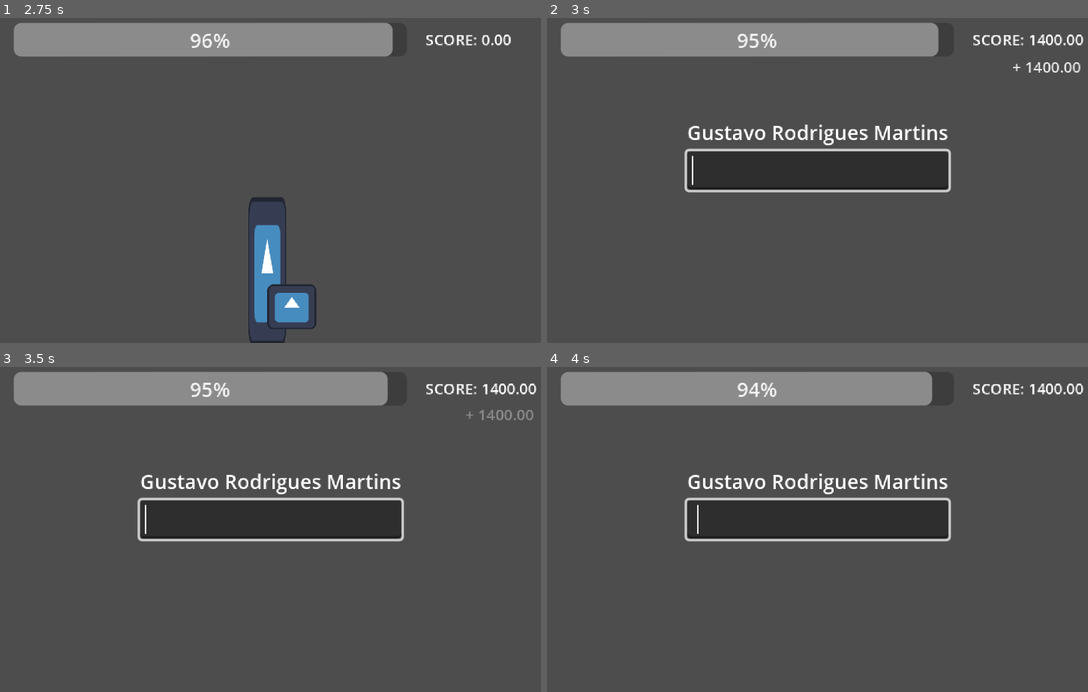
Above: before the commit, frames 1-4 (two rows, left to right).
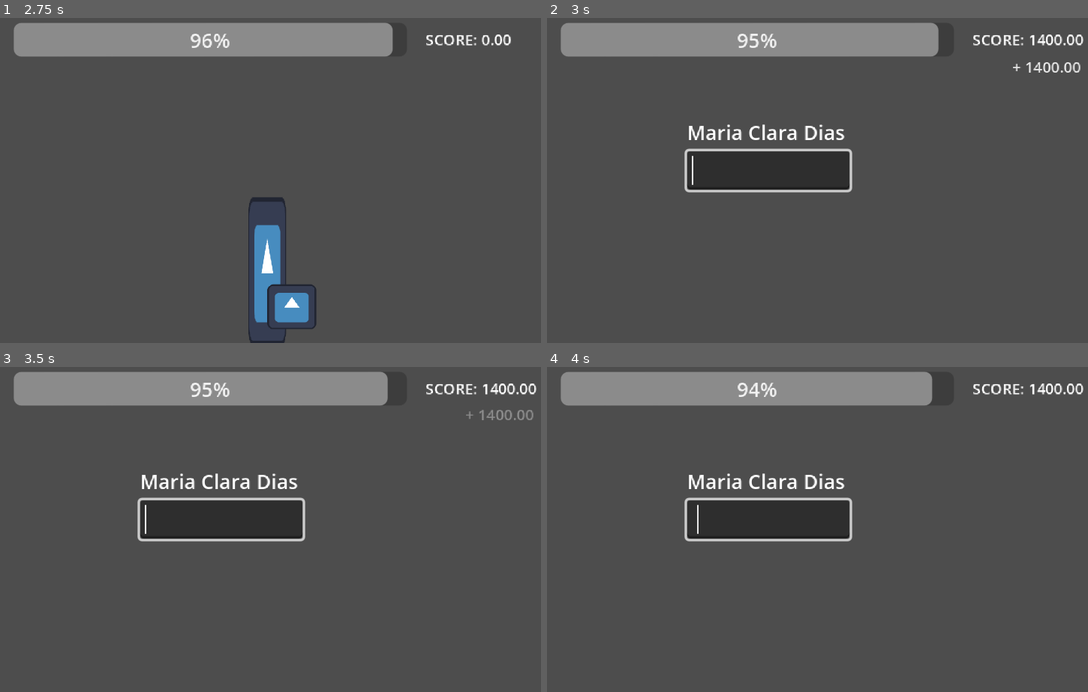
Above: after the commit, the same moments.

Repository: bianca-bezerra/CINExpress
Game: Godot game, scene res://scenes/levels/menu_scene.tscn
Two runs of this game, one before a commit and one after it. Both use one fixed random seed, a clock stepped at 60 frames per second and the inputs below. The engine's default icon, where the game draws it, is replaced by a stand-in: a white triangle on a blue panel in a dark square.
Inputs:
- Up to frame 1 (2.75 s): click "JOGAR" at 0.5 s; tap Space (space) at 1.35, 2.1 s
- Up to frame 2 (3 s): tap Space (space) at 2.85 s
- Up to frame 3 (3.5 s): no input
- Up to frame 4 (4 s): tap Space (space) at 3.6 s

Frame 1 is identical in both runs. In frame 2, 3.5% of the frame differs, in the area x 26-75%, y 32-54%; in frame 3, 3.5%; in frame 4, 3.5%.

Commit message:
feat: Adiciona a progressão de dificuldade das fases

Diff:
--- a/scripts/finger.gd
+++ b/scripts/finger.gd
@@ -1,6 +1,6 @@
 extends CharacterBody2D
 
-@export var speed = 300.0
+@export var speed = 0
 @onready var _scoring_zone: Area2D = $"../digital_reader"
 @onready var _level = $".."
 
@@ -14,8 +14,7 @@
 var _direction = -1
 
 func _ready():
-	if GameManager.current_level != 0:
-		speed = SPEED_INCREASE * GameManager.current_level
+	speed = SPEED_INCREASE * (GameManager.current_level + 1)
 
 	# Define posição inicial aleatória no eixo X
 	var random_x = randf_range(SCREEN_LIMIT_LEFT, SCREEN_LIMIT_RIGHT)
--- a/scripts/quickly_type_level.gd
+++ b/scripts/quickly_type_level.gd
@@ -1,15 +1,18 @@
 extends GameLevel
 class_name QuicklyType
-
-var _current_name: String = ""
-var _round_start_time: float = 0.0
-
-const _SCORE_FACTOR = 1000
 
 @onready var _prompt_label: Label = $VBoxContainer/PromptLabel
 @onready var _input_line_edit: LineEdit = $VBoxContainer/InputLineEdit
 @onready var _feedback_label: Label = $VBoxContainer/FeedbackLabel
 
+const SCORE_FACTOR = 1000
+
+var _current_name: String = ""
+var _round_start_time: float = 0.0
+
+func _change_finger_scene():
+	GameManager.current_level += 1
+	get_tree().change_scene_to_file("res://scenes/levels/finger_scene.tscn")
 
 func _ready() -> void:
 	_input_line_edit.text_submitted.connect(_on_input_submitted)
@@ -23,33 +26,30 @@
 	_feedback_label.text = ""
 	_input_line_edit.grab_focus.call_deferred()
 
-	if GameManager.names.is_empty():
+	if len(GameManager.names) == GameManager.current_level:
 		# Se a lista de nomes acabar
 		_feedback_label.text = "Parabéns! Você completou todos os nomes!"
 		_input_line_edit.editable = false
-		get_tree().change_scene_to_file("res://scenes/levels/finger_scene.tscn")
+		_change_finger_scene()
 		return
 
-	_current_name = GameManager.names.pick_random()
-
-	GameManager.names.erase(_current_name)
+	_current_name = GameManager.names[GameManager.current_level].pick_random()
 	_prompt_label.text = _current_name
 
 	_round_start_time = Time.get_ticks_msec()
-
-
 
 func _on_input_submitted(typed_text: String) -> void:
 	_input_line_edit.grab_click_focus.call_deferred()
 	if typed_text.strip_edges() == _current_name:
 		var time_spent_ms = Time.get_ticks_msec() - _round_start_time
 		var time_spent_seg = time_spent_ms / 1000.0
-		var points_added = int((len(_current_name) * _SCORE_FACTOR) / time_spent_seg)
+		var score_multiplication = SCORE_FACTOR * (GameManager.current_level + 1)
+		var points_added = int((len(_current_name) * score_multiplication) / time_spent_seg)
 
 		GameManager.update_score(points_added)
 
 		_feedback_label.text = "Correto! +%d pontos (%.2f seg)" % [points_added, time_spent_seg]
-		get_tree().change_scene_to_file("res://scenes/levels/finger_scene.tscn")
+		_change_finger_scene()
 	else:
 		_feedback_label.text = "Incorreto! Tente novamente."
 		_input_line_edit.clear()
--- a/scripts/singletons/game_manager.gd
+++ b/scripts/singletons/game_manager.gd
@@ -2,10 +2,39 @@
 
 signal score_chaged(new_score: float)
 
-var names: Array[String] = [
-	"Ana Carolina de Souza", "Bruno dos Santos Oliveira", "Carlos Eduardo Pereira",
-	"Daniela Ferreira Lima", "Eduardo Almeida Costa", "Fernanda Gonçalves Ribeiro",
-	"Gustavo Rodrigues Martins", "Helena Barbosa Gomes", "Igor de Castro Alves"
+var names := [
+	[
+		"Julia Ferraz Lima", "Lucas Costa Souza", "Maria Clara Dias",
+		"Ana Luiza Chaves", "João Pedro Barros", "Sofia Ribeiro Alves",
+		"Carlos Eduardo Reis", "Livia Gomes Pinto"
+	],
+	[
+		"Laura Fernandes dos Reis", "Bernardo Martins Ribeiro", "Valentina Gonçalves de Almeida",
+		"Samuel da Conceição e Silva", "Heloísa de Jesus Medeiros", "Lorenzo de Paula e Santos",
+		"Cecília Nogueira de Barros", "Benjamin de Assis Tavares"
+	],
+	[
+		"Giovanna de Oliveira Lima e Costa", "Matheus Ribeiro de Carvalho e Souza",
+		"Manuela dos Santos Pereira Gomes", "Felipe de Almeida Castro e Silva",
+		"Larissa Barbosa de Medeiros Lima", "Vinicius de Moraes e Albuquerque",
+		"Esther de Campos Freire e Paiva"
+	],
+	[
+		"Guilherme de Albuquerque Cavalcanti Neto", "Gabriela Nogueira de Vasconcelos Menezes",
+		"Thiago dos Anjos de Assunção Guimarães", "Rafaela da Cunha Sampaio e Medeiros",
+		"Francisco de Borja e Drummond de Andrade", "Júlia de Magalhães e Vasconcelos Pires",
+		"Rodrigo de Gusmão e Resende de Oliveira"
+	],
+	[
+		"Alexandre Magno de Oliveira e Vasconcelos", "Carolina Francisca Peixoto de Abreu e Lima",
+		"Leonardo de Castro Marins da Anunciação", "Fernanda do Espírito Santo de Guimarães e Prado",
+		"Sebastião de Albuquerque Brandão e Cavalcanti", "Isadora da Anunciação de Assis e Medeiros"
+	],
+	[
+		"Benjamin Constant de Albuquerque Sampaio e Mello", "Maria do Carmo de Medeiros Brandão Cavalcanti",
+		"João Evangelista de Assis Chateaubriand Bandeira", "Antônio de Pádua e Bragança de Orleans e Silva",
+		"Teresinha do Menino Jesus de Gusmão e Vasconcelos", "Luís Inácio de Gonzaga e Proença de Almeida"
+	]
 ]
 
 var _player_score: int = 0
